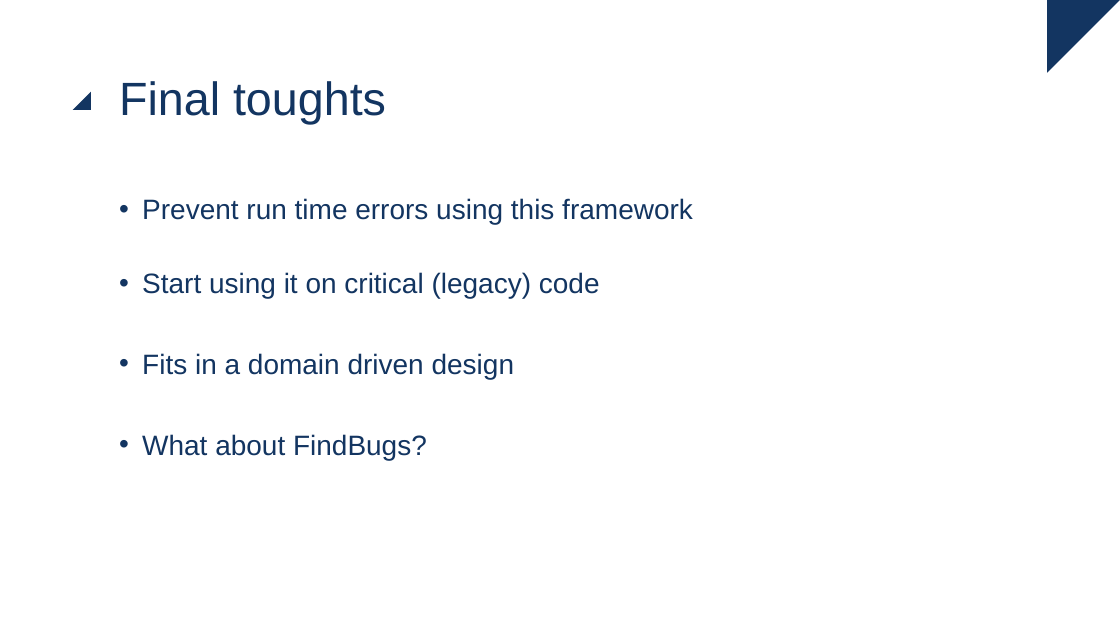
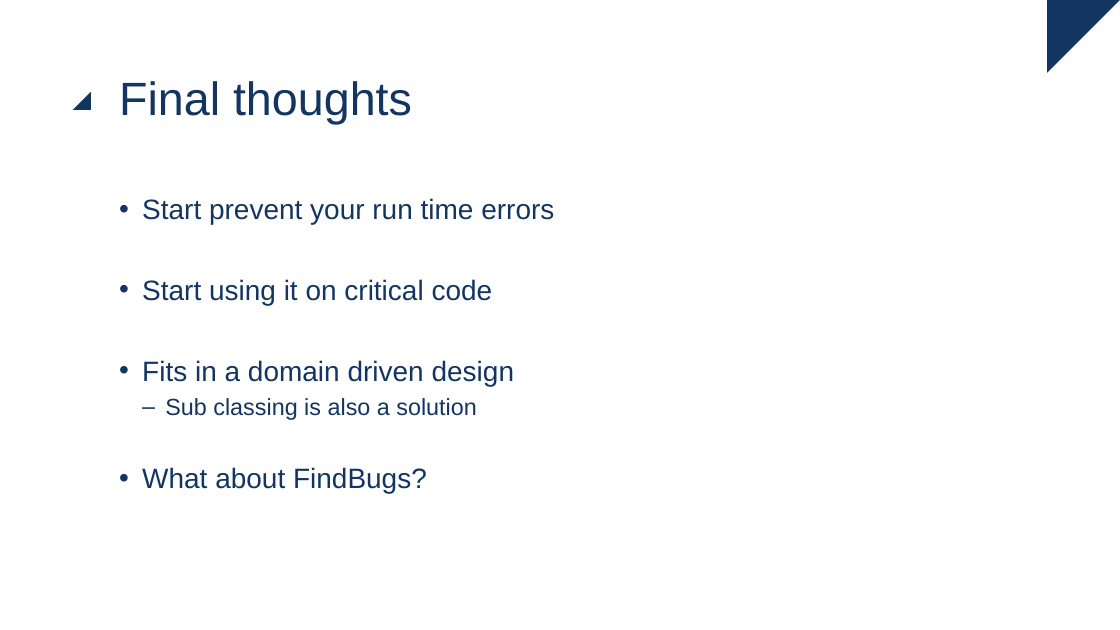
Before and after one commit to ingmars1709/checker, a slide deck: slide 27 of Checker Framework.pptx (slide 28 before the commit). Drawn at 1120x630 pixels with LibreOffice and Linux fonts; fonts in the diff are those of the drawing. Boxes give left, top, right and bottom in pixels: in the first picture for what was removed or moved away, otherwise in the second. Text is boxed around its words. In the diff, an @@ line names an element or a change of style, - is before the commit and + after.

```diff
--- a/Checker Framework.pptx
+++ b/Checker Framework.pptx
@@ title at [119, 81, 412, 124]: text changed @@
-Final toughts
+Final thoughts
@@ text at [142, 198, 554, 305]: text changed @@
-• Prevent run time errors using this framework
-• Start using it on critical (legacy) code
+• Start prevent your run time errors
+• Start using it on critical code
@@ text at [165, 398, 476, 420]: paragraph added @@
+  – Sub classing is also a solution
```
Also in this commit, not shown: 14 other slides changed, 1 slide removed.
